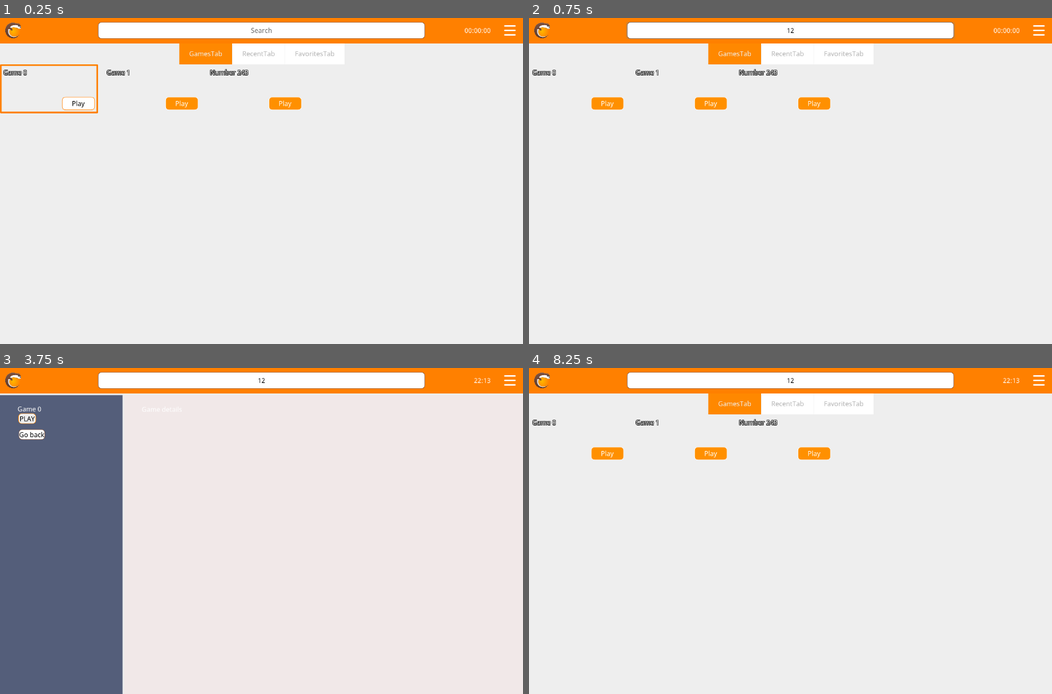
Above: before the commit, frames 1-4 (two rows, left to right).
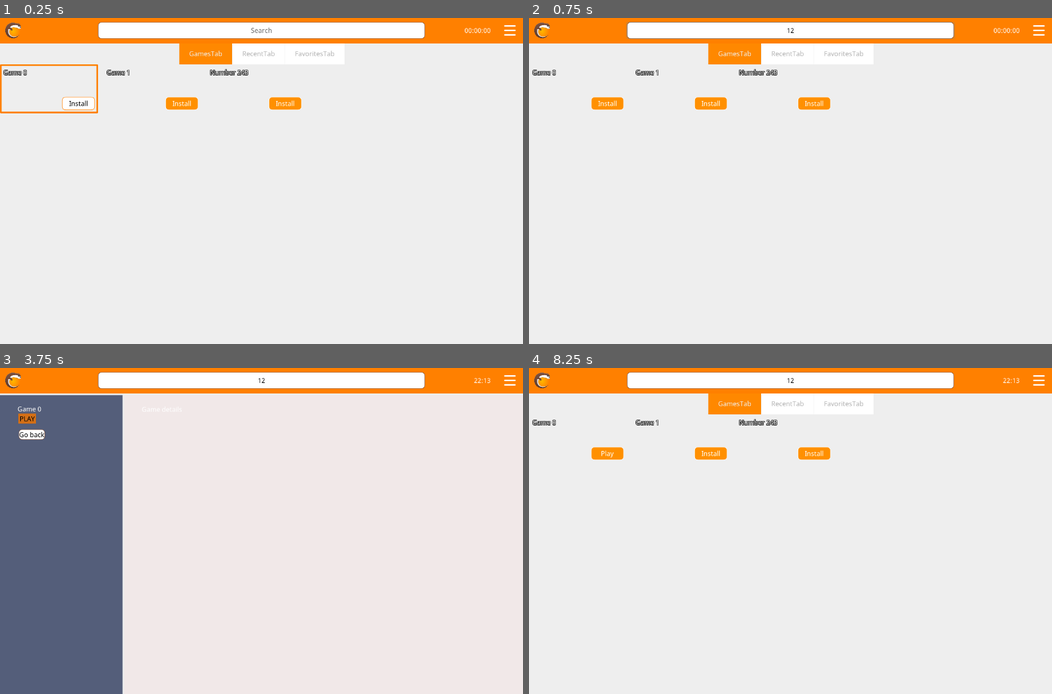
Above: after the commit, the same moments.

Repository: Buri/lutris-gamepad-ui
Game: Godot game, scene res://components/root/root.tscn
The game is run twice, just before and just after one commit, with the same random seed, the same clock (stepped at 60 frames per second) and the same inputs.
Inputs (mouse positions are in pixels of both pictures, inside the frame that each line leads up to):
- Up to frame 1 (0.25 s): no input
- Up to frame 2 (0.75 s): click (790, 31) at 0.52 s; type "12" at 0.6 s
- Up to frame 3 (3.75 s): click (78, 452) at 1.25 s, where only the run after the commit has a clickable "Install"; click "Play" at 2 s; click (78, 452) at 2.75 s, where only the run before the commit has a clickable "Play"; click (47, 439) at 3.52 s
- Up to frame 4 (8.25 s): click "PLAY" at 4.25 s; click "PLAY" at 5 s; click "PLAY" at 5.75 s; click (1041, 381) at 6.5 s; click "Open Lutris Desktop" at 7.25 s; click "Go back" at 8 s

The runs differ from the first frame. In frame 1, 0.1% of the frame differs, in the area x 13-57%, y 25-28%; in frame 2, 0.1%; in frame 3, 0.1%; in frame 4, less than 0.1%.

Commit message:
Add game state, show install button on dashboard

Diff:
--- a/components/game_button/game_button.gd
+++ b/components/game_button/game_button.gd
@@ -4,16 +4,29 @@
 signal play_game
 signal select_launcher_icon
 
-var game_dict: Dictionary setget set_game_dict
+var game_dict: LutrisGame setget set_game_dict
 var is_active := false
 var textures = {}
 
-func set_game_dict(value):
+func set_game_dict(value: LutrisGame):
+	game_dict = value
 	$LabelGame.text = value.get("name")
+	set_play_button_action(value.installState)
+	game_dict.connect("install_state_chnaged", self, "set_play_button_action")
 	call_deferred("get_game_image", value.get("banner"))
 
+func set_play_button_action(state, _oldstate = null):
+	match state:
+		LutrisGame.InstallationState.NOT_INSTALLED:
+			$ButtonPlay.text = "Install"
+		LutrisGame.InstallationState.INSTALLING:
+			$ButtonPlay.text = "Installing..."
+		LutrisGame.InstallationState.INSTALLED:
+			$ButtonPlay.text = "Play"
+		LutrisGame.InstallationState.DELETING:
+			$ButtonPlay.text = "Deleting..."
+
 func get_game_image(img_url):
-	print(img_url)
 	if img_url == null:
 		return
 
@@ -66,6 +79,10 @@
 	$ButtonPlay.grab_focus()
 
 func _on_ButtonPlay_pressed():
+	if game_dict.installState == LutrisGame.InstallationState.NOT_INSTALLED:
+		game_dict.install()
+	else:
+		game_dict.uninstall()
 	emit_signal("play_game")
 
 func _on_ButtonBanner_pressed():
--- a/components/game_detail/game_detail.gd
+++ b/components/game_detail/game_detail.gd
@@ -1,11 +1,11 @@
 extends Control
 
-export var GAME_NAME: String = ""
+var game: LutrisGame
 
 signal action_close
 
 func _ready():
-	$HBoxContainer/Panel/Label.text = GAME_NAME
+	$HBoxContainer/Panel/Label.text = game.name
 	$HBoxContainer/Panel/Button.grab_focus()
 
 
--- a/resources/theme/lutris_theme_light.tres
+++ b/resources/theme/lutris_theme_light.tres
@@ -3,16 +3,7 @@
 [ext_resource path="res://resources/fonts/NotoSans-Regular.tres" type="DynamicFont" id=1]
 
 [sub_resource type="StyleBoxFlat" id=14]
-bg_color = Color( 0.933333, 0.933333, 0.933333, 1 )
-border_width_left = 1
-border_width_top = 1
-border_width_right = 1
-border_width_bottom = 1
-border_color = Color( 1, 0.533333, 0, 1 )
-corner_radius_top_left = 8
-corner_radius_top_right = 8
-corner_radius_bottom_right = 8
-corner_radius_bottom_left = 8
+bg_color = Color( 0.827451, 0.435294, 0.0862745, 1 )
 
 [sub_resource type="StyleBoxFlat" id=7]
 bg_color = Color( 0.933333, 0.933333, 0.933333, 1 )
--- a/scripts/games_panel.gd
+++ b/scripts/games_panel.gd
@@ -39,7 +39,7 @@
 func show_game_details(game):
 	UiStack.close()
 	var instance = GameDetailPanel.instance()
-	instance.GAME_NAME = game.name
+	instance.game = game
 	instance.visible = false
 	instance.connect("action_close", self, "on_action_close", [instance])
 	get_node(open_in_container).add_child(instance)
--- a/scripts/models/LutrisGame.gd
+++ b/scripts/models/LutrisGame.gd
@@ -1,9 +1,14 @@
 class_name LutrisGame
+
+enum InstallationState {NOT_INSTALLED, INSTALLING, INSTALLED, DELETING}
 
 var id: String
 var slug: String
 var name: String
 var banner: String
+var installState = InstallationState.NOT_INSTALLED setget _installStateChanged
+
+signal install_state_chnaged
 
 
 func _init(id_, name_, slug_, banner_):
@@ -14,3 +19,13 @@
 
 func _to_string():
 	return var2str(self)
+
+func install():
+	_installStateChanged(InstallationState.INSTALLED)
+
+func uninstall():
+	_installStateChanged(InstallationState.NOT_INSTALLED)
+
+func _installStateChanged(value):
+	emit_signal("install_state_chnaged", value, installState)
+	installState = value
